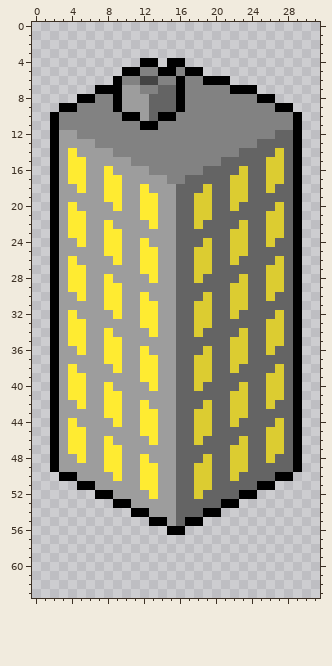
File history of a pixel-art sprite, Project Citybuilder/img/buildings/apartment/apartment-2.png. The picture above is the old version.
The file is 32x64 pixels. Colours within 5 levels of each other are drawn and written as one.
The result:
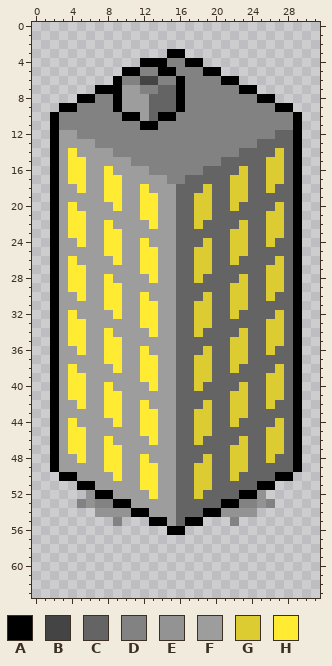
Palette (. is transparent): A #000000  B #444444  C #646464  D #828282  E #939393  F #9d9d9d  G #dccc31  H #ffeb31
Change:
The author put colour A in row 3 at x 15 to 16; in row 4 at x 14 and 17 to 18; in row 5 at x 19 to 20; in row 6 at x 22.
The author put colour D in row 53 at x 5, 7 to 8, 23 to 24 and 26; in row 55 at x 9 and 22.
Colour A becomes colour D in row 4 at x 15 to 16; in row 5 at x 17 to 18; in row 6 at x 19 to 20; in row 7 at x 22.
The author put colour E in rows 52 to 53 at x 6 and 25; in row 54 at x 7 to 10 and 21 to 24.
Boxes around the changes in both pictures, in picture pixels (x1, y1, x2, y2):
changed: (158, 49, 239, 94)
added: (77, 490, 131, 526)
added: (221, 490, 275, 526)
